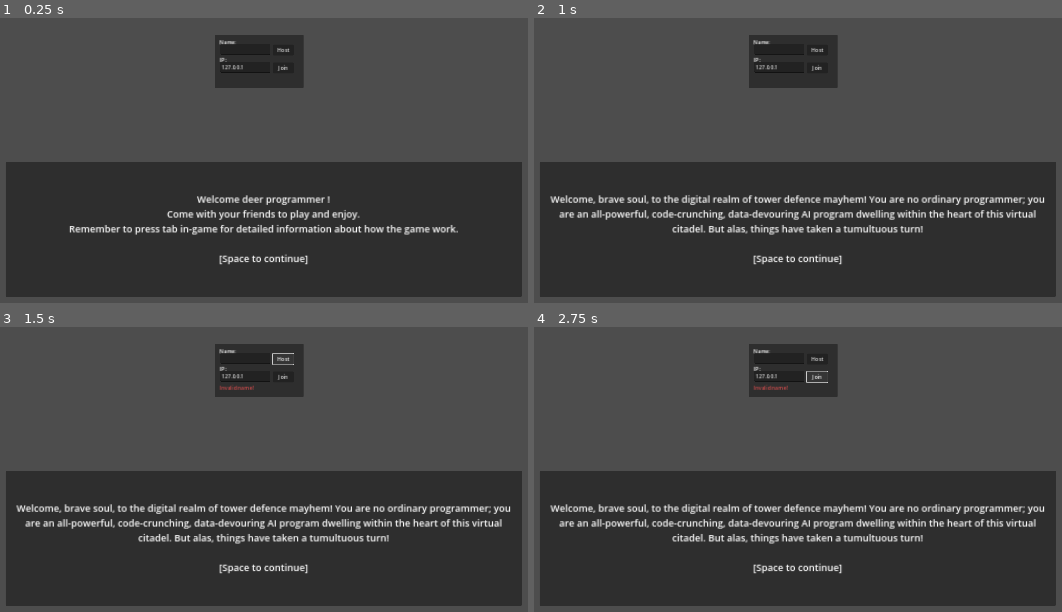
Above: before the commit, frames 1-4 (two rows, left to right).
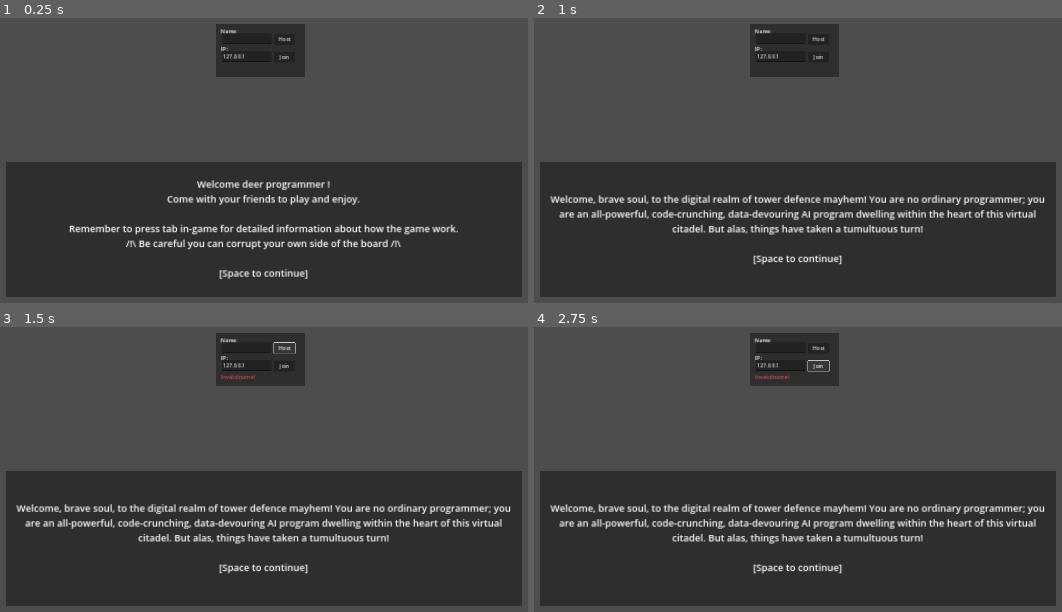
Above: after the commit, the same moments.

Repository: m-conti/melonjam2023
Game: Godot game, scene res://game.tscn
Two runs of this game, one before a commit and one after it. Both use one fixed random seed, a clock stepped at 60 frames per second and the inputs below.
Inputs (mouse positions are in pixels of both pictures, inside the frame that each line leads up to):
- Up to frame 1 (0.25 s): no input
- Up to frame 2 (1 s): tap Enter at 0.5 s; move the mouse to (972, 149) at 0.52 s; click (972, 149) at 0.67 s; tap Space at 0.77 s
- Up to frame 3 (1.5 s): click "Host" at 1.25 s
- Up to frame 4 (2.75 s): click "Join" at 2 s

The runs differ from the first frame. In frame 1, 5.0% of the frame differs, in the area x 13-87%, y 2-92%; in frame 2, 1.6%; in frame 3, 1.7%; in frame 4, 1.7%.

Commit message:
update paragraph 0

Diff:
--- a/menu/lobby.tscn
+++ b/menu/lobby.tscn
@@ -85,10 +85,10 @@
 anchor_top = 0.5
 anchor_right = 0.5
 anchor_bottom = 0.5
-offset_left = -144.0
-offset_top = -426.0
-offset_right = 133.0
-offset_bottom = -259.0
+offset_left = -140.0
+offset_top = -460.0
+offset_right = 137.0
+offset_bottom = -293.0
 grow_horizontal = 2
 grow_vertical = 2
 size_flags_horizontal = 2
@@ -187,7 +187,9 @@
 theme_override_font_sizes/font_size = 30
 text = "Welcome deer programmer !
 Come with your friends to play and enjoy.
+
 Remember to press tab in-game for detailed information about how the game work.
+/!\\ Be careful you can corrupt your own side of the board /!\\
 
 [Space to continue]"
 horizontal_alignment = 1
